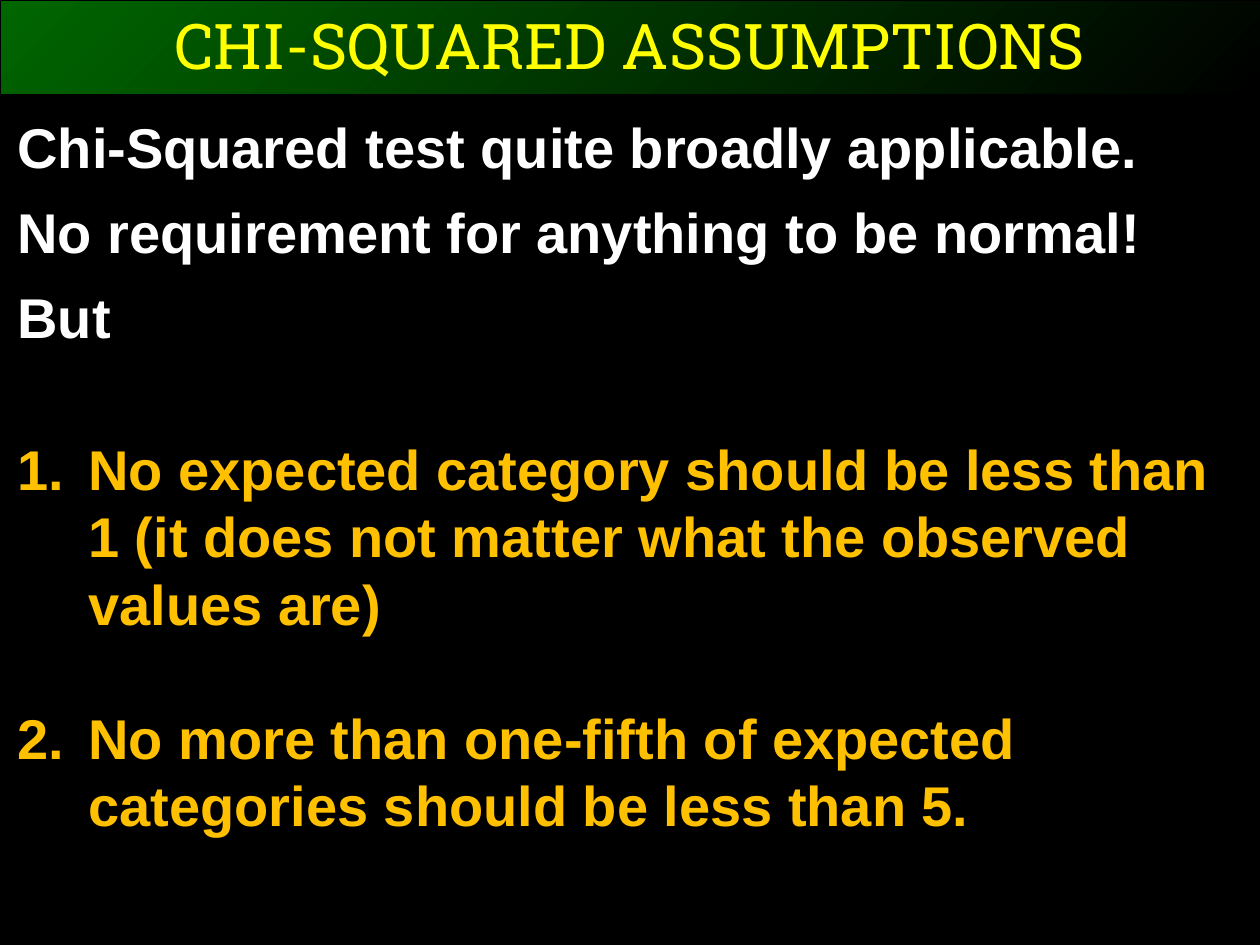
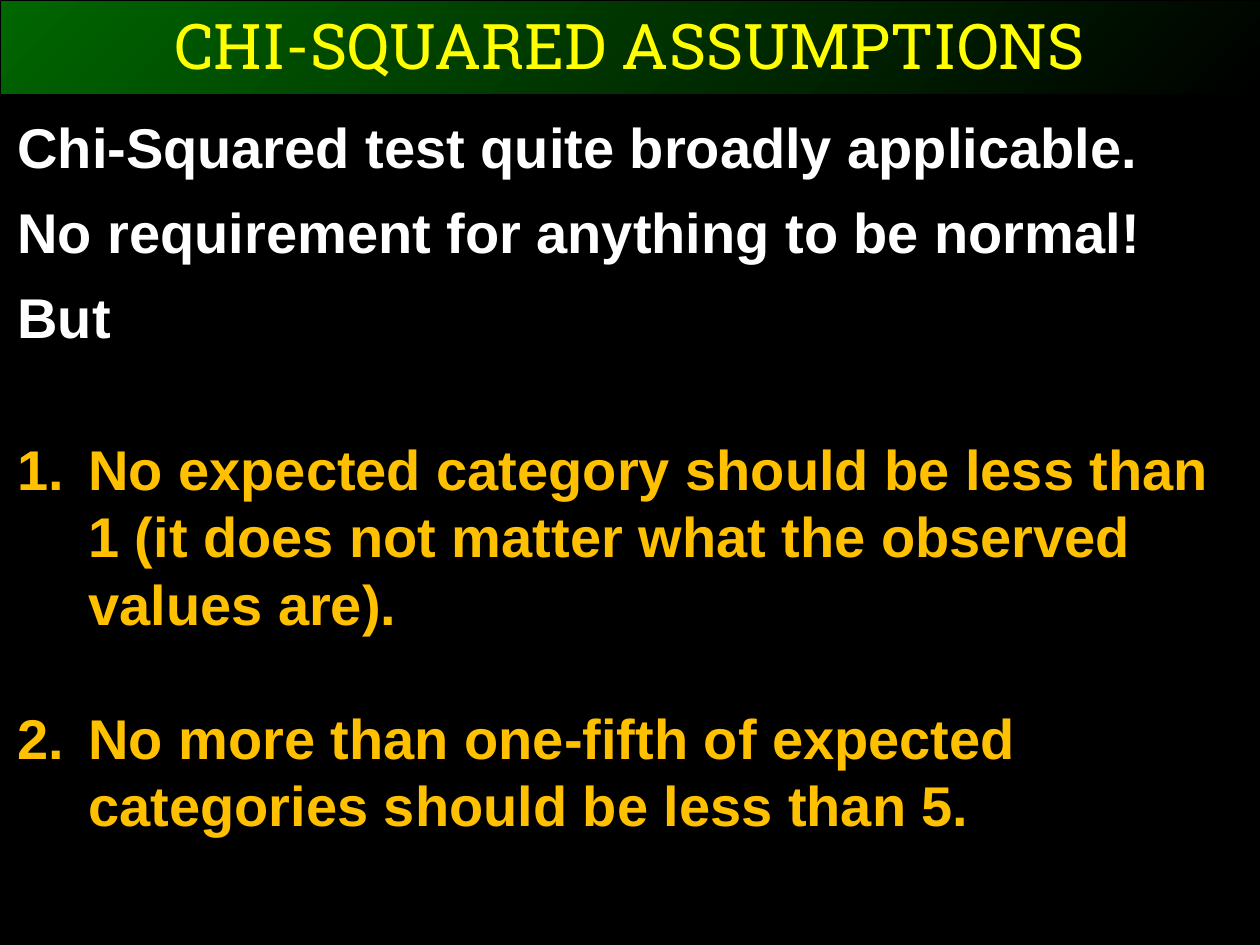
Before and after one commit to ggorman/Introduction-to-stats-for-geoscientists, a slide deck: slide 7 of slides/CSFG8.pptx. Drawn at 1260x945 pixels with LibreOffice and Linux fonts; fonts in the diff are those of the drawing. Boxes give left, top, right and bottom in pixels: in the first picture for what was removed or moved away, otherwise in the second. Text is boxed around its words. In the diff, an @@ line names an element or a change of style, - is before the commit and + after.

```diff
--- a/slides/CSFG8.pptx
+++ b/slides/CSFG8.pptx
@@ text at (88,449,1208,636): text changed @@
-1. No expected category should be less than 1 (it does not matter what the observed values are)
+1. No expected category should be less than 1 (it does not matter what the observed values are).
```
Also in this commit, not shown: 9 other slides changed, 4 other files.
